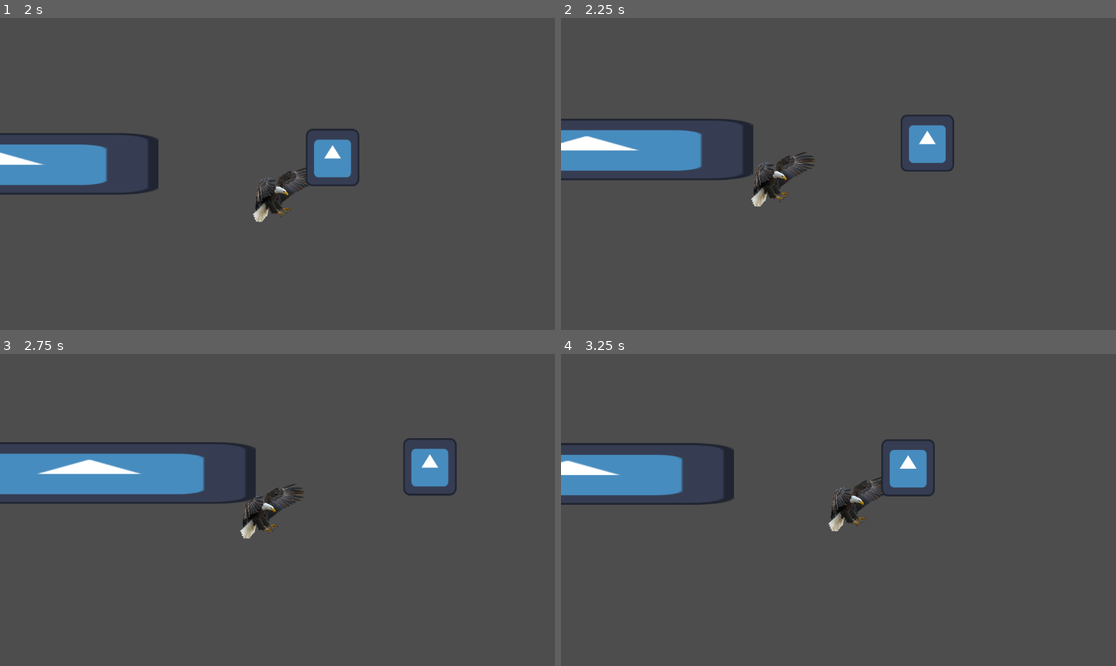
Above: before the commit, frames 1-4 (two rows, left to right).
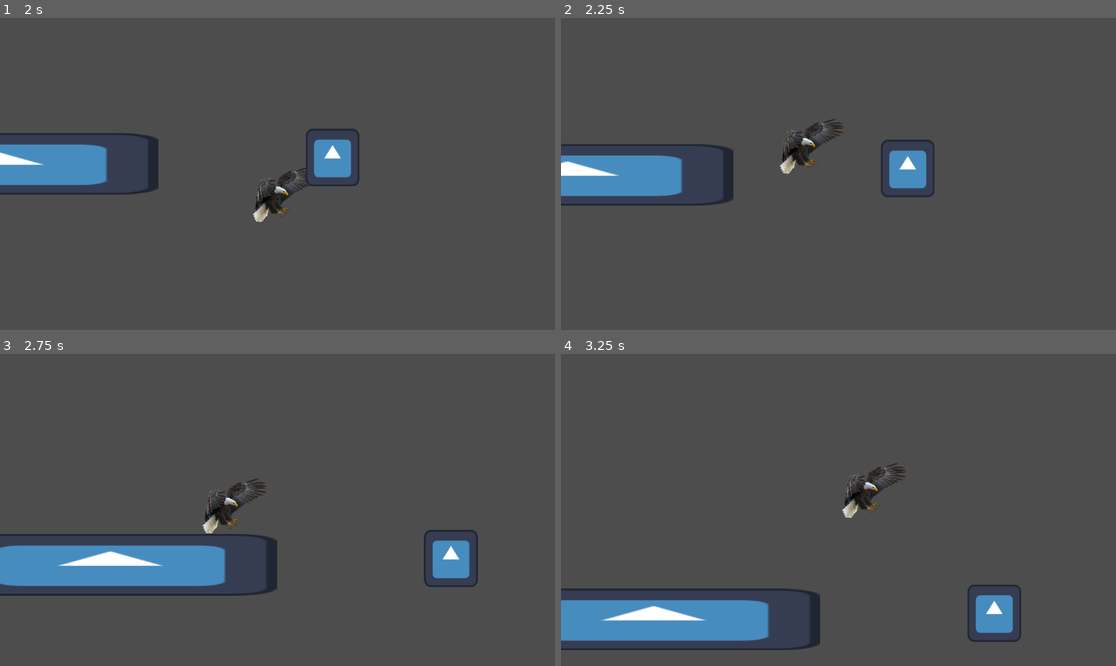
Above: after the commit, the same moments.

Repository: EthanShmepert/new.n.t
Game: Godot game, scene res://Player/PlayerTechDemo.tscn
Same seed, same stepped clock (60 frames per second), same inputs: the game is played once before the commit and once after it. The engine's default icon, where the game draws it, is replaced by a stand-in: a white triangle on a blue panel in a dark square.
Inputs:
- Up to frame 1 (2 s): tap Enter (ui_accept) at 0.5, 1.35, 1.52, 1.82 s; hold Enter (ui_accept) 0.53-1.28 s; hold Right (ui_right) from 0.53 s (still down)
- Up to frame 2 (2.25 s): release Right (ui_right) at 2.03 s; hold Left (ui_left) from 2.03 s (still down); hold Enter (ui_accept) from 2.03 s (still down)
- Up to frame 3 (2.75 s): keep holding Left (ui_left); keep holding Enter (ui_accept)
- Up to frame 4 (3.25 s): release Left (ui_left) at 2.78 s; release Enter (ui_accept) at 2.78 s; hold Right (ui_right) from 2.78 s (still down); tap Enter (ui_accept) at 2.85, 3.02 s

Frame 1 is identical in both runs. In frame 2, 8.3% of the frame differs, in the area x 0-71%, y 30-61%; in frame 3, 16%, in the area x 0-87%, y 26-78%; in frame 4, 13%.

Commit message:
Bug-Fixed movement
added coyote time
improved dash feel

Diff:
--- a/Player/Player_Movement.gd
+++ b/Player/Player_Movement.gd
@@ -17,10 +17,12 @@
 
 var canJump = true
 var isJumping = false
+var coyoteTime = .2
 
 var canWalk = true
 var isWalking = false
 
+var dashBuffer = .3
 var dashCount = 1
 var isDashing = false
 var dashLeft = 0 #variable to track dash distance measured in ms
@@ -33,8 +35,9 @@
 
 func calculateYVelocity(delta: float) -> void:
 	if not is_on_floor():
+		coyoteTime -= delta
 
-		if velocity.y < 0:
+		if velocity.y < 0: #is velocity moving upward
 			#hangtimeCoeffecient curves the jump velocity
 			#making gravity slow down near the peak of the jump
 			#does so by equaling one immediately after jump
@@ -60,13 +63,20 @@
 			dashCount = 1
 		if isJumping:
 			isJumping = false
-		if is_on_floor() and Input.is_action_just_pressed("ui_accept"):
-			isJumping = true
-			velocity.y -= jumpPower
+		if is_on_floor():
+			coyoteTime = .3
+	if coyoteTime > 0 and Input.is_action_just_pressed("ui_accept"):
+		isJumping = true
+		dashBuffer = .3
+		coyoteTime = 0
+		velocity.y -= jumpPower
 
 func calculateHorizontalVelocity(delta: float) -> void:
+	if dashBuffer > 0:
+		dashBuffer -= delta
+		dashBuffer = clamp(dashBuffer, 0, 1)
 
-	if Input.is_action_just_pressed("ui_accept") and velocity.y > -(jumpPower - 50):
+	if Input.is_action_just_pressed("ui_accept") and dashBuffer == 0:
 		if dashCount > 0:
 			dashLeft = dashTime
 
